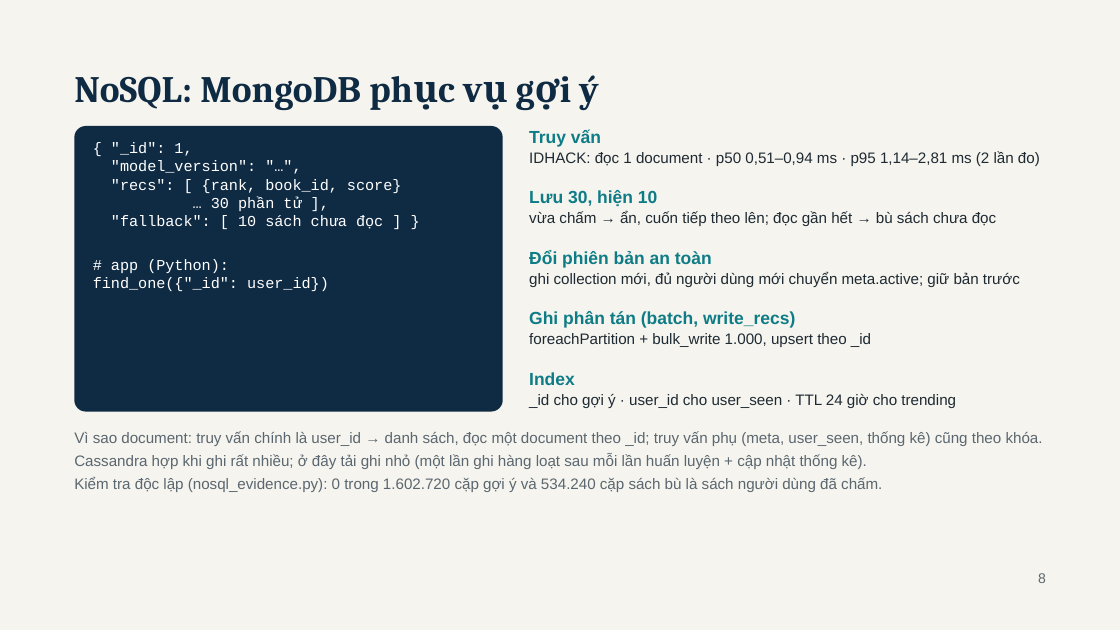
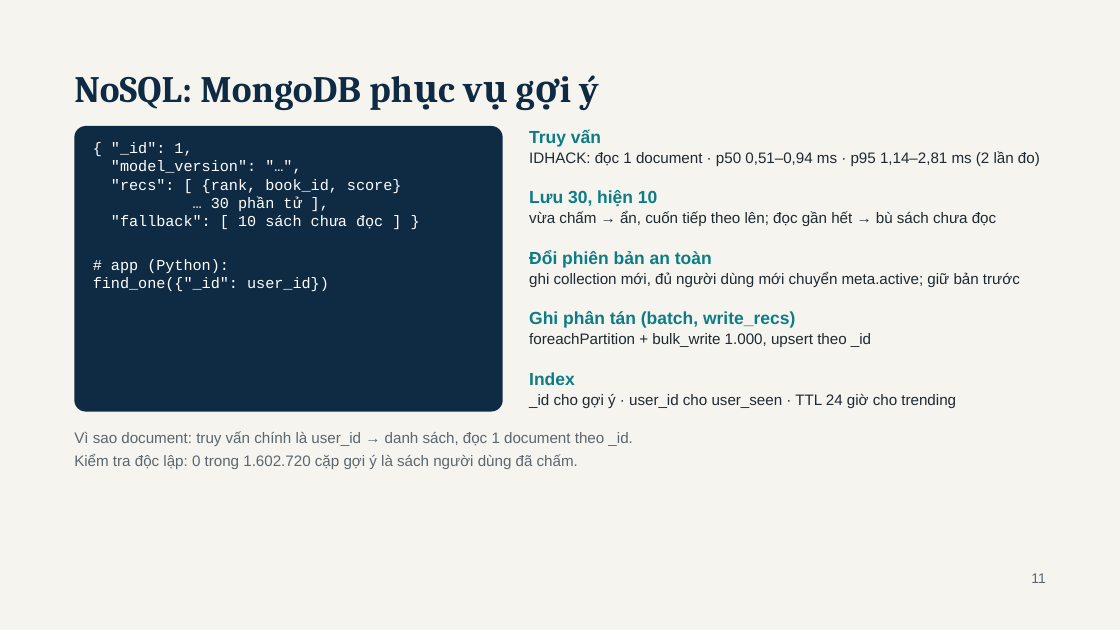
Before and after one commit to haoluonghuynhngoc/Group_06_BigData, a slide deck: slide 11 of Present/BookPulse - BDA501 Session 10 Final Presentation.pptx (slide 8 before the commit). Drawn at 1120x630 pixels with LibreOffice and Linux fonts; fonts in the diff are those of the drawing. Boxes give left, top, right and bottom in pixels: in the first picture for what was removed or moved away, otherwise in the second. Text is boxed around its words. In the diff, an @@ line names an element or a change of style, - is before the commit and + after.

Commit message:
Decks: Session 10 adds agenda, batch 4-step, one-event stream flow, fixes-after-review, detail architecture next to overview; Session 8 reworked as why topic -> architecture -> what it implies, team title, demo slide; slimmer detail diagram, shorter text; scripts, Q&A and demo refs renumbered

```diff
--- a/Present/BookPulse - BDA501 Session 10 Final Presentation.pptx
+++ b/Present/BookPulse - BDA501 Session 10 Final Presentation.pptx
@@ text at [74,431,632,469]: text changed @@
-Vì sao document: truy vấn chính là user_id → danh sách, đọc một document theo _id; truy vấn phụ (meta, user_seen, thống kê) cũng theo khóa.
-Cassandra hợp khi ghi rất nhiều; ở đây tải ghi nhỏ (một lần ghi hàng loạt sau mỗi lần huấn luyện + cập nhật thống kê).
-Kiểm tra độc lập (nosql_evidence.py): 0 trong 1.602.720 cặp gợi ý và 534.240 cặp sách bù là sách người dùng đã chấm.
+Vì sao document: truy vấn chính là user_id → danh sách, đọc 1 document theo _id.
+Kiểm tra độc lập: 0 trong 1.602.720 cặp gợi ý là sách người dùng đã chấm.
@@ text at [1031,573,1045,583]: text changed @@
-8
+11
```
Also in this commit, not shown: 14 other slides changed, 4 slides added, 5 other files.
